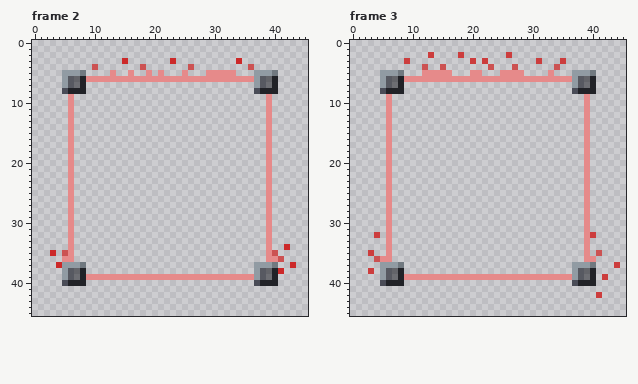
One commit to this pixel-art file: src/assets/walls2.aseprite. The first picture shows the starting point.
46x46 pixels, 7 frames. Colours within 5 levels of each other are drawn and written as one. Shown: frame 2, frame 3. The commit also changed other frames, which this record leaves out.
After the commit:
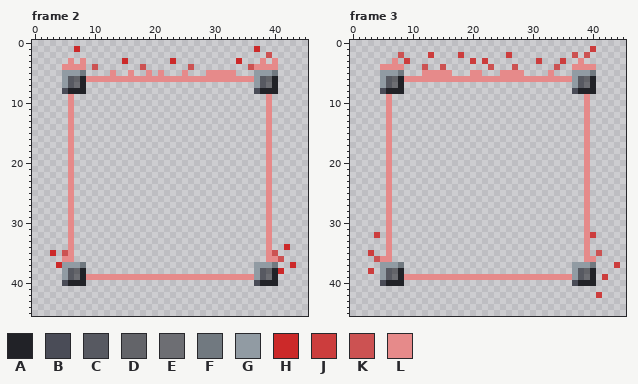
Palette (. is transparent): A #212227  B #4a4c57  C #575961  D #636469  E #6d6e73  F #717980  G #919ba3  H #cc2929  J #cc3d3d  K #cc5252  L #e68a8a
The exact change:
--- frame 2, layer "spray"
@@ x 0..45 @@
  0 ..............................................
- 1 ..............................................
- 2 ..............................................
- 3 ...............H.......H..........H...........
- 4 ..........K.......K.......K.........K.........
+ 1 .......H.............................H........
+ 2 .......................................K......
+ 3 ......L.L......H.......H..........H...L.L.....
+ 4 .....LLLL.K.......K.......K.........KLLLL.....
  5 .....GGGF....L..L..L.L...L...LLLLL...GGGF.....
--- frame 3, layer "spray"
@@ x 0..45 @@
  0 ..............................................
- 1 ..............................................
- 2 .............J....J.......J...................
- 3 .........J..........J.J........J...J..........
- 4 ............K..K.......K...K......K...........
+ 1 ........................................J.....
+ 2 ........K....J....J.......J..........K.K......
+ 3 .......L.J..........J.J........J...J..L.......
+ 4 .....LLLL...K..K.......K...K......K..LLLL.....
  5 .....GGGF...LLLLL...LL...LLLL....L...GGGF.....
Boxes around the changes in both pictures, in picture pixels (x1, y1, x2, y2):
added: (62, 46, 86, 70)
added: (254, 46, 278, 70)
added: (572, 46, 596, 70)
added: (380, 52, 404, 70)
